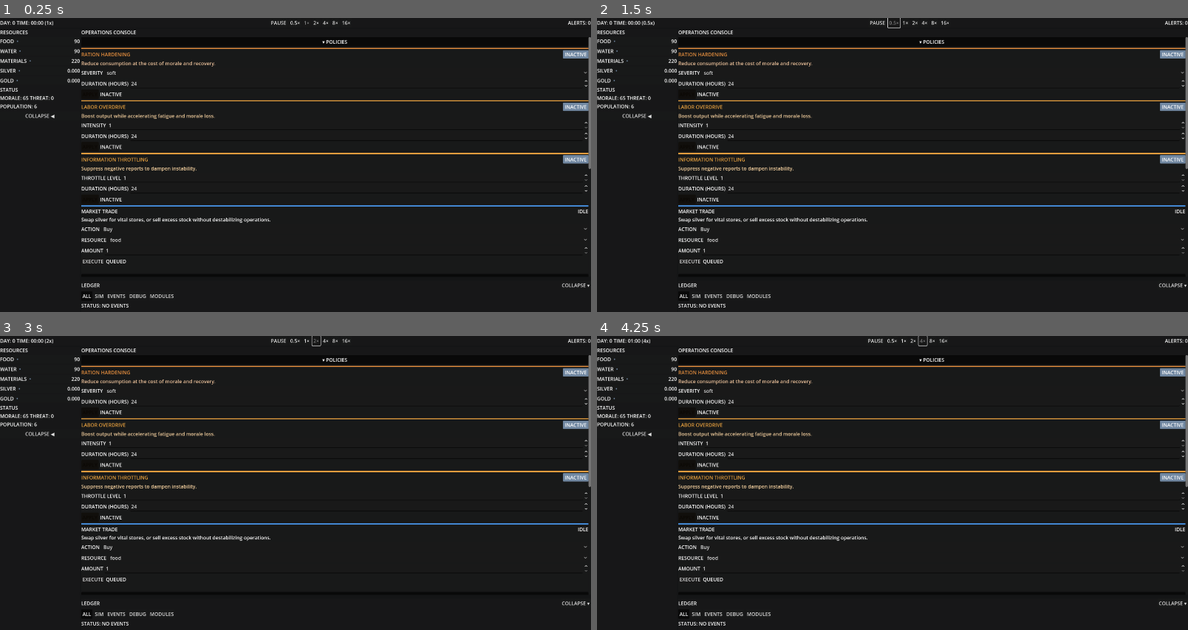
Above: before the commit, frames 1-4 (two rows, left to right).
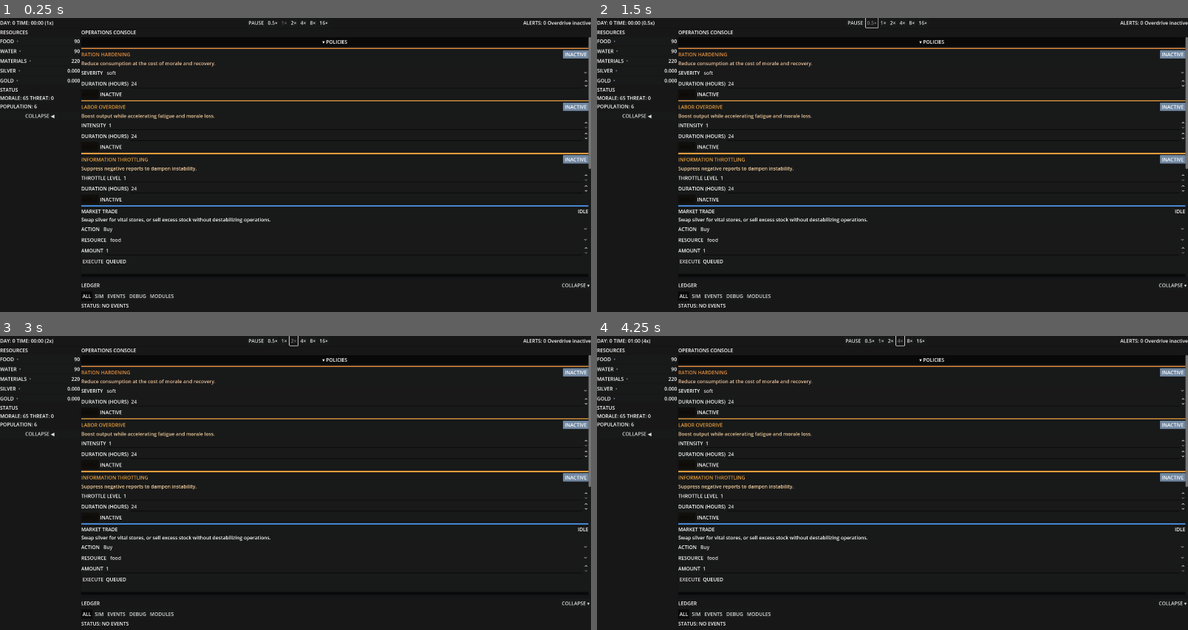
Above: after the commit, the same moments.

Repository: SyntacticLuster/upstack
Game: Godot game, scene res://scenes/game/Game.tscn
Two runs of this game, one before a commit and one after it. Both use one fixed random seed, a clock stepped at 60 frames per second and the inputs below.
Inputs:
- Up to frame 1 (0.25 s): no input
- Up to frame 2 (1.5 s): click "food" at 0.5 s; click "0.5×" at 1.25 s
- Up to frame 3 (3 s): click "1×" at 2 s; click "2×" at 2.75 s
- Up to frame 4 (4.25 s): click "4×" at 3.5 s

The runs differ from the first frame. In frame 1, 0.2% of the frame differs, in the area x 42-100%, y 1-3%; in frame 2, 0.2%; in frame 3, 0.2%; in frame 4, 0.2%, in the area x 42-100%, y 0-4%.

Commit message:
Fix labor overdrive boost logging

Diff:
--- a/scenes/ui/HudPanel.tscn
+++ b/scenes/ui/HudPanel.tscn
@@ -76,6 +76,11 @@
 
 [node name="AlertsValue" type="Label" parent="Root/TopBarPanel/TopBar/AlertsGroup"]
 text = "0"
+size_flags_horizontal = 1
+
+[node name="OverdriveStatus" type="Label" parent="Root/TopBarPanel/TopBar/AlertsGroup"]
+text = "Overdrive: N/A"
+size_flags_horizontal = 1
 
 [node name="AlertsDrawer" type="PanelContainer" parent="Root"]
 visible = false
--- a/scripts/sim/Sim.gd
+++ b/scripts/sim/Sim.gd
@@ -168,12 +168,16 @@
 const RATION_RECOVERY_MIN_MULT := 0.5
 const RATION_SCAR_CEILING_PENALTY := 0.1
 
-const LABOR_OVERDRIVE_MULT_PER_LEVEL := 0.15
+const LABOR_OVERDRIVE_MULT_PER_LEVEL := 0.25
 const LABOR_OVERDRIVE_MAX_INTENSITY := 5
 const LABOR_SCAR_PER_DAY := 0.2
 const LABOR_SCAR_EFFICIENCY_MULT := 0.05
 const LABOR_EFFICIENCY_MIN := 0.6
 const LABOR_SCAR_THREAT_MULT := 0.2
+const LABOR_OVERDRIVE_REASON_LABELS := {
+	"power": "power shortfall",
+	"inputs": "missing inputs",
+}
 
 const EXPEDITION_COMPRESSION_YIELD_PER_CREW := 1
 const EXPEDITION_COMPRESSION_MAX_INTENSITY := 5
@@ -1480,7 +1484,7 @@
 			var multiplier := labor_output_multiplier_today * info_misalloc_multiplier_today
 			if key == "food" or key == "water":
 				multiplier *= ration_recovery_multiplier_today
-			value = int(floor(float(value) * multiplier))
+			value = int(ceil(float(value) * multiplier))
 		adjusted[key] = value
 	return adjusted
 
@@ -2264,6 +2268,12 @@
 	var food_consumption := _daily_food_consumed
 	var water_consumption := _daily_water_consumed
 
+	var overdrive_base_totals: Dictionary = {
+		"food": 0,
+		"water": 0,
+	}
+	var overdrive_limit_reasons: Array[String] = []
+
 	var instances: Array[ModuleInstance] = []
 	var order_index: int = 0
 	var total_capacity: int = 0
@@ -2354,6 +2364,7 @@
 			powered_count += 1
 			_consume_module_inputs(sim_res, def.inputs_per_day)
 			var deltas := inst.compute_resource_deltas(sim_res)
+			_accumulate_labor_overdrive_base(deltas, overdrive_base_totals)
 			var lever_adjusted := _apply_lever_output_modifiers(deltas)
 			var scaled := _scale_deltas_for_workforce(lever_adjusted, workforce_multiplier_today)
 			if scaled.has("food"):
@@ -2367,10 +2378,20 @@
 		else:
 			inst.powered = false
 			inst.power_allocated = 0
+			var reduction_reason := ""
 			if candidate_power_enabled and not inputs_ready:
 				_obs_push(obs, "MODULE_INPUT_STARVED@%s" % module_key)
+				reduction_reason = "inputs"
 			else:
 				_obs_push(obs, "MODULE_UNPOWERED@%s" % module_key)
+				reduction_reason = "power"
+			if (
+				reduction_reason != ""
+				and labor_overdrive_hours_left > 0
+				and labor_overdrive_intensity > 0
+				and not overdrive_limit_reasons.has(reduction_reason)
+			):
+				overdrive_limit_reasons.append(reduction_reason)
 
 		module_power_map[module_key] = snapshot_entry
 
@@ -2401,6 +2422,8 @@
 			status,
 		])
 
+	_log_labor_overdrive_effects(overdrive_base_totals, overdrive_limit_reasons)
+
 	return {
 		"powered_count": powered_count,
 		"module_count": module_count,
@@ -2408,6 +2431,68 @@
 		"total_noise": total_noise,
 		"total_heat": total_heat,
 	}
+
+func _accumulate_labor_overdrive_base(deltas: Dictionary, totals: Dictionary) -> void:
+	if deltas == null or totals == null:
+		return
+	if labor_overdrive_intensity <= 0 or labor_overdrive_hours_left <= 0:
+		return
+	var base_food := int(deltas.get("food", 0))
+	if base_food > 0:
+		totals["food"] = int(totals.get("food", 0)) + base_food
+	var base_water := int(deltas.get("water", 0))
+	if base_water > 0:
+		totals["water"] = int(totals.get("water", 0)) + base_water
+
+func _log_labor_overdrive_effects(base_totals: Dictionary, reduction_reasons: Array[String]) -> void:
+	if base_totals == null:
+		return
+	var intensity := labor_overdrive_intensity
+	if intensity <= 0:
+		return
+	var multiplier := _labor_overdrive_multiplier()
+	if multiplier <= 1.0:
+		return
+	var reason_suffix := _overdrive_reason_suffix(reduction_reasons)
+	for resource in ["food", "water"]:
+		var base_amount := int(base_totals.get(resource, 0))
+		if base_amount <= 0:
+			continue
+		var boosted := int(ceil(float(base_amount) * multiplier))
+		var label: String = resource.capitalize()
+		var message := "OVERDRIVE L%d: %s base %d -> %d (+25%/level)" % [intensity, label, base_amount, boosted]
+		if reason_suffix != "":
+			message += reason_suffix
+		_emit_event(
+			"OVERDRIVE_BOOST_%s" % resource.to_upper(),
+			message,
+			"player_feed",
+			"player_feed",
+			{},
+			"production",
+			day,
+			hour_of_day,
+			true
+		)
+
+func _labor_overdrive_multiplier() -> float:
+	if labor_overdrive_intensity <= 0:
+		return 1.0
+	return 1.0 + float(labor_overdrive_intensity) * LABOR_OVERDRIVE_MULT_PER_LEVEL
+
+func _overdrive_reason_suffix(reasons: Array[String]) -> String:
+	if reasons == null or reasons.is_empty():
+		return ""
+	var labels: Array[String] = []
+	for reason in reasons:
+		var candidate := str(LABOR_OVERDRIVE_REASON_LABELS.get(reason, ""))
+		if candidate == "":
+			continue
+		if not labels.has(candidate):
+			labels.append(candidate)
+	if labels.is_empty():
+		return ""
+	return " (limited by %s)" % ", ".join(labels)
 
 func _phase_growth_dependency(sim_res: Resources, module_count: int, _powered_count: int, obs: Array[String]) -> Dictionary:
 	# Phase C: growth & dependency (maintenance / fragility)
--- a/scripts/ui/HudPanel.gd
+++ b/scripts/ui/HudPanel.gd
@@ -35,6 +35,7 @@
 @onready var alerts_drawer: PanelContainer = $Root/AlertsDrawer
 @onready var alerts_items: VBoxContainer = $Root/AlertsDrawer/AlertsRoot/AlertsScroll/AlertsItems
 @onready var alerts_close: Button = $Root/AlertsDrawer/AlertsRoot/AlertsHeader/AlertsClose
+@onready var overdrive_status_label: Label = $Root/TopBarPanel/TopBar/AlertsGroup/OverdriveStatus
 @onready var pause_button: Button = $Root/TopBarPanel/TopBar/TimeControlsRow/PauseButton
 @onready var half_button: Button = $Root/TopBarPanel/TopBar/TimeControlsRow/HalfButton
 @onready var one_button: Button = $Root/TopBarPanel/TopBar/TimeControlsRow/OneButton
@@ -105,6 +106,7 @@
 	_day_phase_time()
 	_update_stats()
 	_refresh_alerts()
+	_refresh_overdrive_status()
 
 func set_time_controls_vertical(use_column: bool) -> void:
 	if use_column:
@@ -332,6 +334,8 @@
 			_apply_indicator_state(indicator_label, "neutral")
 		entry.last_display = ""
 		entry.last_numeric = NAN
+	if overdrive_status_label != null:
+		overdrive_status_label.text = "Overdrive: N/A"
 
 func _refresh_alerts() -> void:
 	if _sim_bridge == null or not _sim_bridge.has_sim():
@@ -353,6 +357,20 @@
 			alert_entries.append(entry)
 	_rebuild_alert_items(alert_entries)
 	_update_alert_count(alert_entries)
+
+func _refresh_overdrive_status() -> void:
+	if overdrive_status_label == null:
+		return
+	if _sim_bridge == null or not _sim_bridge.has_sim():
+		overdrive_status_label.text = "Overdrive: N/A"
+		return
+	var intensity: int = _variant_to_int(_read_sim_value("labor_overdrive_intensity"))
+	var hours_left: int = _variant_to_int(_read_sim_value("labor_overdrive_hours_left"))
+	if hours_left > 0 and intensity > 0:
+		var percent: int = intensity * 25
+		overdrive_status_label.text = "Overdrive L%d (+%d%%)" % [intensity, percent]
+	else:
+		overdrive_status_label.text = "Overdrive inactive"
 
 func _rebuild_alert_items(entries: Array[Dictionary]) -> void:
 	_clear_alert_items()
@@ -588,3 +606,21 @@
 		else:
 			return null
 	return current
+
+func _read_sim_value(key: String) -> Variant:
+	if _sim_bridge == null or not _sim_bridge.has_sim():
+		return null
+	var sim := _sim_bridge.get_sim()
+	if sim == null:
+		return null
+	return sim.get(key)
+
+func _variant_to_int(value: Variant) -> int:
+	if value == null:
+		return 0
+	match typeof(value):
+		TYPE_INT:
+			return int(value)
+		TYPE_FLOAT:
+			return int(value)
+	return 0
--- a/scripts/ui/OperationsConsole.gd
+++ b/scripts/ui/OperationsConsole.gd
@@ -92,7 +92,7 @@
 	"SectionPressure/PressureContent/LaborOverdrive/CardRoot/Inputs/IntensityRow/Intensity": {
 		"label_path": "SectionPressure/PressureContent/LaborOverdrive/CardRoot/Inputs/IntensityRow/IntensityLabel",
 		"label": "INTENSITY",
-		"description": "Output multiplier per level: +15%. Higher intensity accelerates labor scar accumulation.",
+		"description": "Output multiplier per level: +25%. Higher intensity accelerates labor scar accumulation.",
 		"payload_key": "intensity",
 	},
 	"SectionPressure/PressureContent/LaborOverdrive/CardRoot/Inputs/DurationRow/Duration": {
@@ -543,7 +543,8 @@
 	if _sim_bridge == null or not _sim_bridge.has_sim() or conversion_from == null:
 		return
 	var sim := _sim_bridge.get_sim()
-	var burns: Dictionary = sim.get("conversion_burn_counts") if sim != null else {}
+	var burns_variant: Variant = sim.get("conversion_burn_counts") if sim != null else null
+	var burns: Dictionary = burns_variant if burns_variant is Dictionary else {}
 	var previously_selected := _selected_conversion_key()
 	conversion_from.clear()
 	for key in RESOURCE_OPTIONS:
@@ -639,7 +640,12 @@
 		var hours_left_value: Variant = _read_sim_value(str(LEVER_HOURS_LEFT_KEYS.get(lever_id)))
 		var hours_left: int = _variant_to_int(hours_left_value)
 		if hours_left > 0:
-			status_text = "ACTIVE (%dh LEFT)" % hours_left
+			if lever_id == LEVER_LABOR_OVERDRIVE:
+				var intensity := _variant_to_int(_read_sim_value("labor_overdrive_intensity"))
+				var boost_pct := intensity * 25
+				status_text = "L%d (+%d%%) · %dh left" % [intensity, boost_pct, hours_left]
+			else:
+				status_text = "ACTIVE (%dh LEFT)" % hours_left
 			status_color = COLOR_SCARCITY
 			if lever_id == LEVER_RATION_HARDENING:
 				ration_active = true
